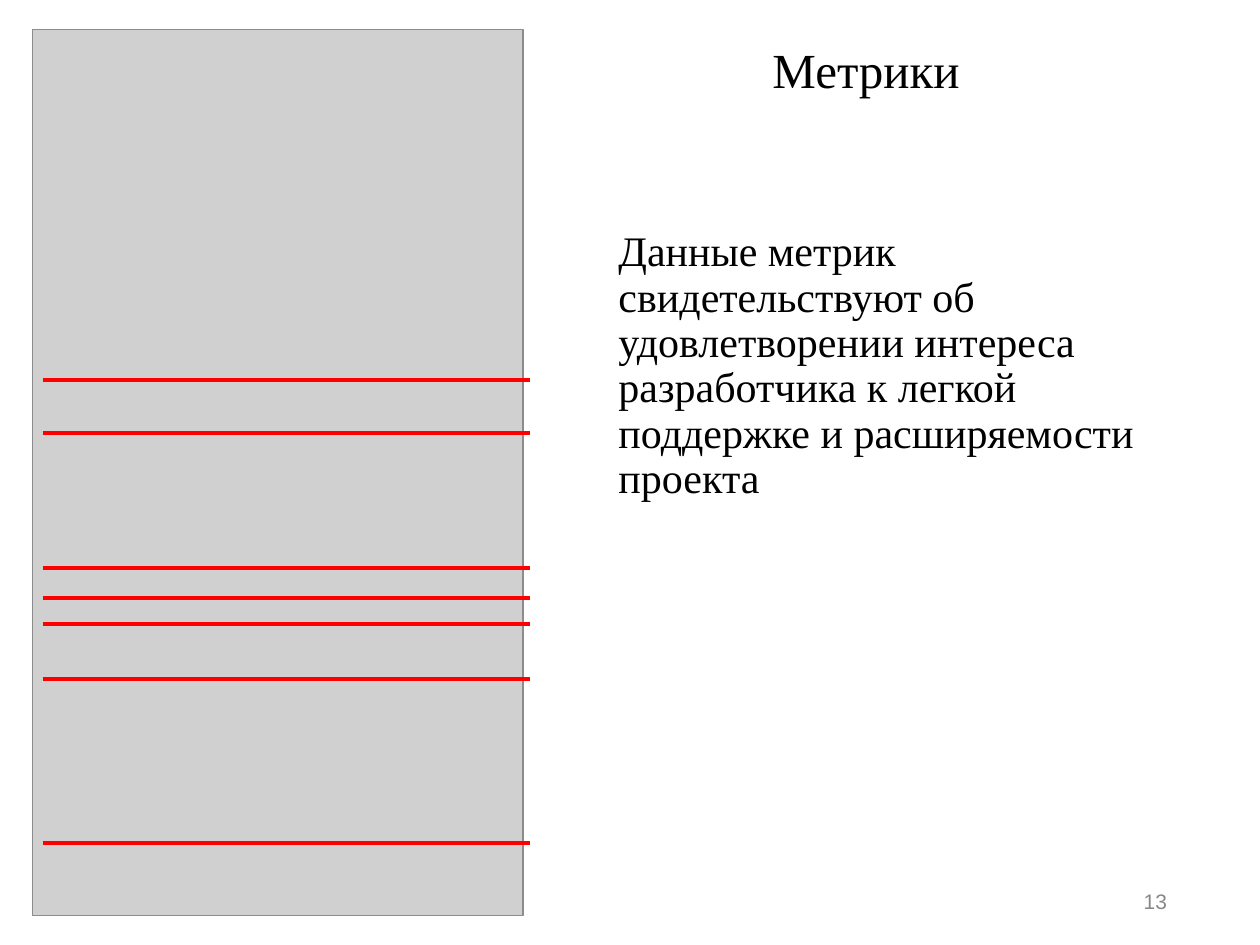
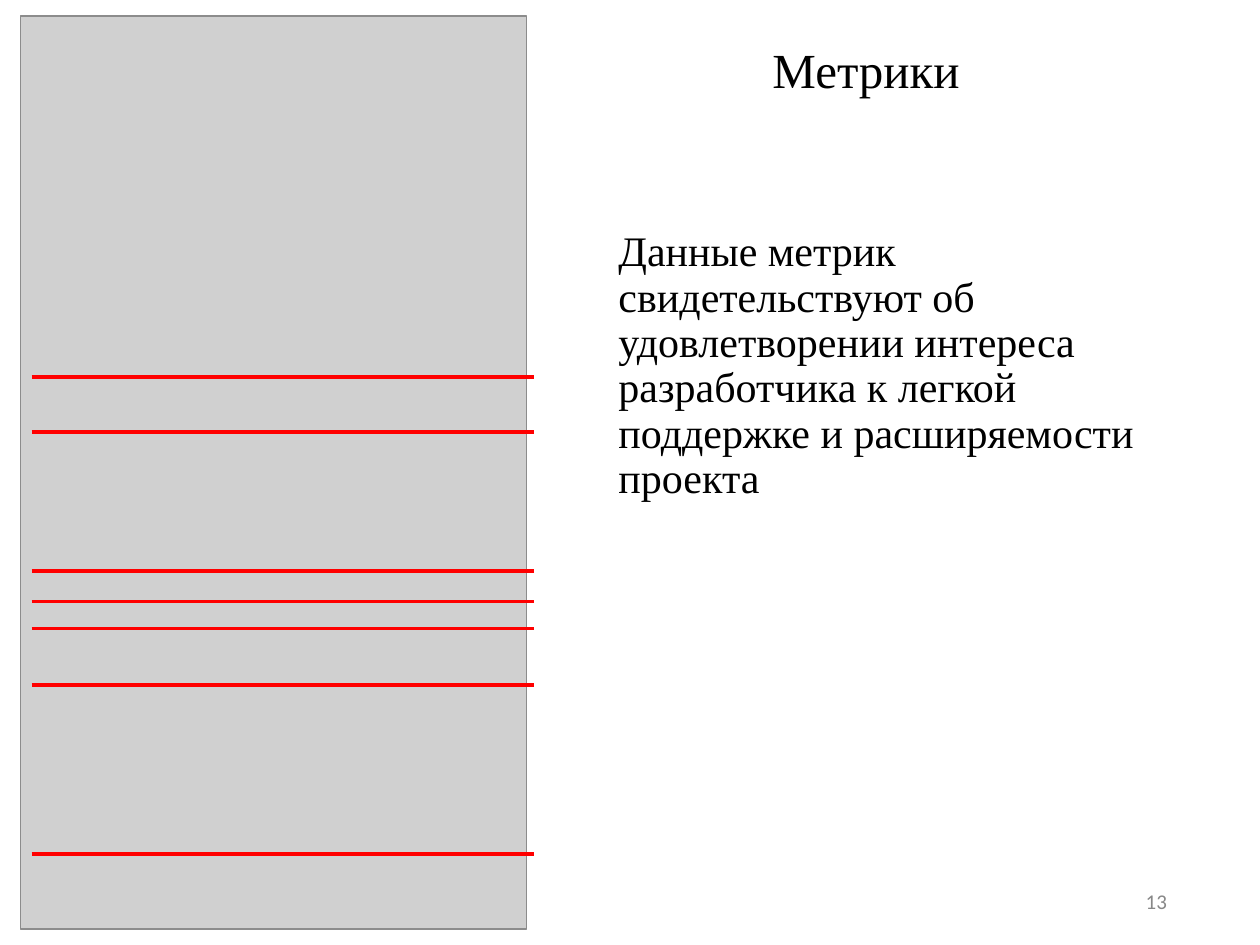
Before and after one commit to wypick/RPO, a slide deck: slide 13 of KR_RPO_IU371_Romanova.pptx. Drawn at 1260x945 pixels with LibreOffice and Linux fonts; fonts in the diff are those of the drawing; grey boxes stand for pictures. Boxes give left, top, right and bottom in pixels: in the first picture for what was removed or moved away, otherwise in the second. Text is boxed around its words. In the diff, an @@ line names an element or a change of style, - is before the commit and + after.

```diff
--- a/KR_RPO_IU371_Romanova.pptx
+++ b/KR_RPO_IU371_Romanova.pptx
@@ picture: place and size @@
-picture at (33, 29, 524, 916)
+picture at (20, 16, 525, 930)
@@ line moved from (43, 381) - (530, 381) to (32, 378) - (534, 378) @@
@@ line moved from (43, 433) - (530, 433) to (32, 432) - (534, 432) @@
@@ line moved from (43, 568) - (530, 568) to (32, 571) - (534, 571) @@
@@ line moved from (43, 597) - (530, 597) to (32, 601) - (534, 601) @@
@@ line moved from (43, 624) - (530, 624) to (32, 629) - (534, 629) @@
@@ line moved from (43, 679) - (530, 679) to (32, 684) - (534, 684) @@
@@ line moved from (43, 843) - (530, 843) to (32, 854) - (534, 854) @@
@@ page number at (1146, 895, 1167, 909): font Arial to Calibri @@
```
Also in this commit, not shown: 19 other slides changed, 3 other files.
